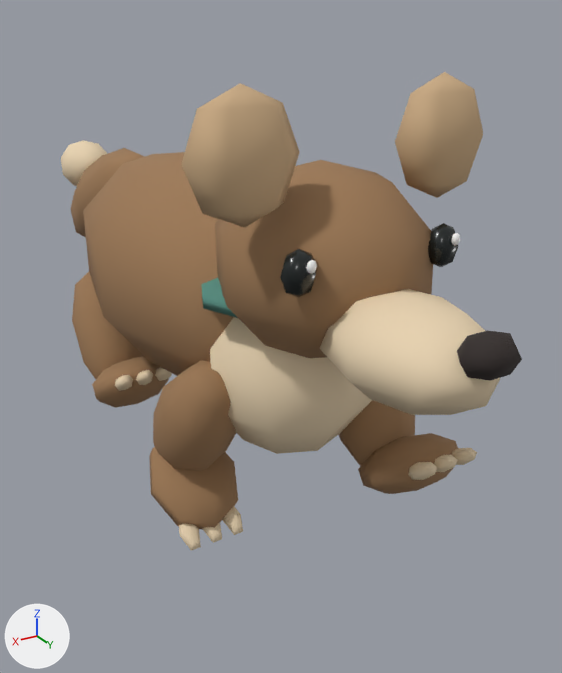
The glTF model public/models/dog-low.glb as it was, and as the next commit left it.
The view is the same before and after, from a 50 mm lens placed at (1.41, 2.89, 1.87), pointed at (-0.24, 0.12, 0.49). Lighting does not change. The marker at lower left points along +X, +Y and +Z. The picture after the commit comes second. Both versions are drawn at frame 0 of the action 'run'; the numbers are the values there.

Names of what the first picture shows: 'Body', 'Chest', 'Ear-1', 'EyeL', 'LegBRUpper', 'LegFLUpper', 'LegFRUpper', 'Nose', 'Skull', 'Snout', 'TailFur', 'TailTip' and 5 more.
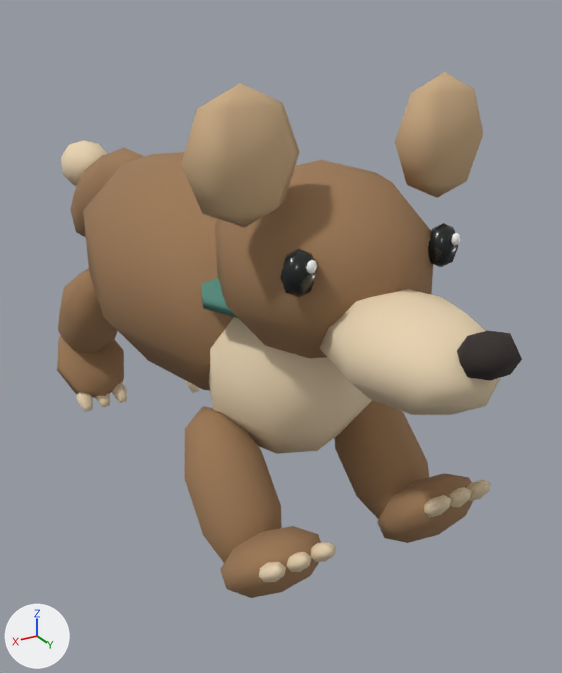
ob_legfl is not drawn itself; it is the parent of ob_legflupper, ob_legflclaw0.
ob_legfr is not drawn itself; it is the parent of ob_legfrupper, ob_legfrclaw0.
ob_legbr is not drawn itself; it is the parent of ob_legbrupper, ob_legbrclaw0.

Location of each change, (x1, y1, x2, y2) in pixels of the pictures (562 x 673 px):
'LegFRUpper', moved, turned
    before: (149, 360, 238, 530)
    after: (184, 406, 321, 598)
'LegFLUpper', moved, turned
    before: (338, 400, 458, 494)
    after: (334, 400, 474, 543)
'LegBRUpper', moved, turned
    before: (72, 272, 169, 408)
    after: (57, 268, 124, 398)
'LegFRClaw0', moved, turned
    before: (179, 506, 243, 551)
    after: (259, 542, 336, 582)
'LegFLClaw0', moved, turned
    before: (408, 448, 477, 480)
    after: (424, 479, 491, 518)
'LegBRClaw0', moved, turned
    before: (115, 367, 172, 391)
    after: (77, 382, 127, 412)

Edits to the bpy script that builds the scene:
```text
Change ob_legfl:
    ob_legfl.location: (-0.28, 0.47, 0.46) -> (-0.28, 0.519, 0.266)
    ob_legfl.rotation_euler: (0.62, 0.0, 0.0) -> (0.85, 0.0, 0.0)  # degrees (36, 0, 0) -> degrees (49, 0, 0)
Change ob_legfr:
    ob_legfr.location: (0.28, 0.47, 0.46) -> (0.28, 0.513, 0.311)
    ob_legfr.rotation_euler: (-0.62, 0.0, 0.0) -> (0.724, 0.0, 0.0)  # degrees (-36, 0, 0) -> degrees (41, 0, 0)
Change ob_legbr:
    ob_legbr.location: (0.28, -0.56, 0.46) -> (0.28, -0.601, 0.462)
    ob_legbr.rotation_euler: (0.62, 0.0, 0.0) -> (-0.686, 0.0, 0.0)  # degrees (36, 0, 0) -> degrees (-39, 0, 0)
```
